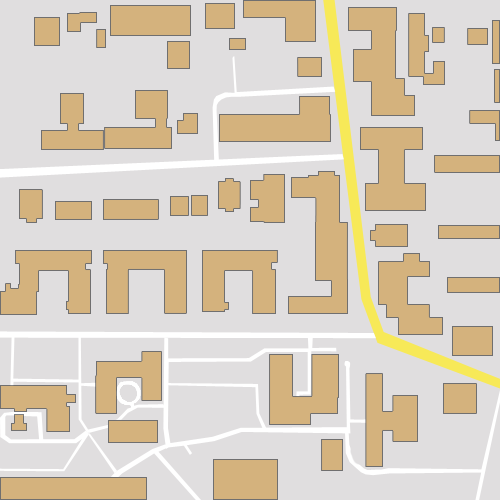
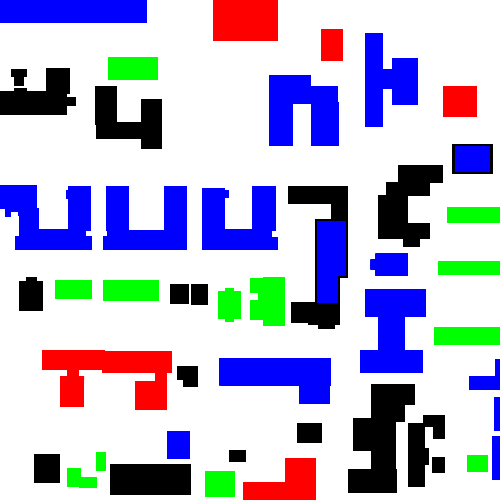
Two versions of the same layered image (500x500). Layer-by-layer changes:
hid "City copy", opacity 100% → 46%, painted on it over [0, 0, 500, 500]
added layer "City_multi_altitude" above "City" over [0, 0, 500, 500]
hid "Streets", painted on it over [0, 0, 500, 500]
hid "Background" (1st of 2) over [0, 0, 500, 500]
